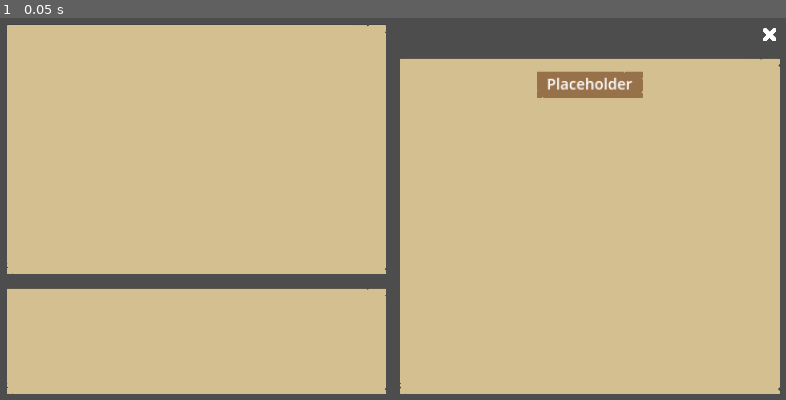
Above: before the commit, frame 1.
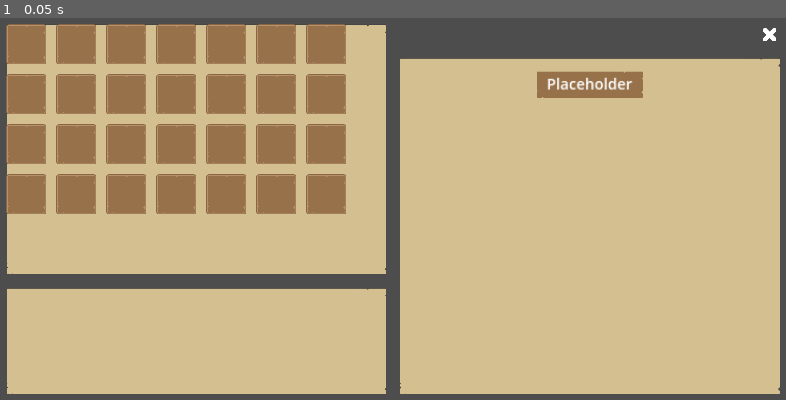
Above: after the commit, the same moment.

Repository: afarber/SurvivalGame
Game: Godot game, scene res://bulletins/player_menus/player_menu_base.tscn
The game is run twice, just before and just after one commit, with the same random seed, the same clock (stepped at 60 frames per second) and the same inputs. This scene is started directly instead of the project's main scene.
Inputs:
- Up to frame 1 (0.05 s): no input

The runs differ from the first frame. In frame 1, 15% of the frame differs, in the area x 0-45%, y 1-52%.

Commit message:
Add 7x4 grid container

Diff:
--- a/bulletins/player_menus/player_menu_base.tscn
+++ b/bulletins/player_menus/player_menu_base.tscn
@@ -1,7 +1,8 @@
-[gd_scene load_steps=9 format=3 uid="uid://wrug1fa8nn3u"]
+[gd_scene load_steps=10 format=3 uid="uid://wrug1fa8nn3u"]
 
 [ext_resource type="Texture2D" uid="uid://b1ebctl7iq84j" path="res://textures/panelInset_beige.png" id="1_kwdm0"]
 [ext_resource type="Texture2D" uid="uid://crgxf64u1u8xv" path="res://textures/cross.png" id="2_0ief8"]
+[ext_resource type="PackedScene" uid="uid://cx13reh88ypo6" path="res://ui/custom_nodes/inventory_slot.tscn" id="2_y4hma"]
 [ext_resource type="Texture2D" uid="uid://ci8mr30yoa35j" path="res://textures/panelInset_brown.png" id="3_gpggs"]
 
 [sub_resource type="StyleBoxEmpty" id="StyleBoxEmpty_rkrg6"]
@@ -52,6 +53,101 @@
 patch_margin_top = 32
 patch_margin_right = 48
 patch_margin_bottom = 32
+
+[node name="GridContainer" type="GridContainer" parent="MarginContainer/HBoxContainer/VSplitContainer/NinePatchRect"]
+layout_mode = 1
+anchors_preset = 15
+anchor_right = 1.0
+anchor_bottom = 1.0
+grow_horizontal = 2
+grow_vertical = 2
+theme_override_constants/h_separation = 24
+theme_override_constants/v_separation = 24
+columns = 7
+
+[node name="InventorySlot" parent="MarginContainer/HBoxContainer/VSplitContainer/NinePatchRect/GridContainer" instance=ExtResource("2_y4hma")]
+layout_mode = 2
+
+[node name="InventorySlot2" parent="MarginContainer/HBoxContainer/VSplitContainer/NinePatchRect/GridContainer" instance=ExtResource("2_y4hma")]
+layout_mode = 2
+
+[node name="InventorySlot3" parent="MarginContainer/HBoxContainer/VSplitContainer/NinePatchRect/GridContainer" instance=ExtResource("2_y4hma")]
+layout_mode = 2
+
+[node name="InventorySlot4" parent="MarginContainer/HBoxContainer/VSplitContainer/NinePatchRect/GridContainer" instance=ExtResource("2_y4hma")]
+layout_mode = 2
+
+[node name="InventorySlot5" parent="MarginContainer/HBoxContainer/VSplitContainer/NinePatchRect/GridContainer" instance=ExtResource("2_y4hma")]
+layout_mode = 2
+
+[node name="InventorySlot6" parent="MarginContainer/HBoxContainer/VSplitContainer/NinePatchRect/GridContainer" instance=ExtResource("2_y4hma")]
+layout_mode = 2
+
+[node name="InventorySlot7" parent="MarginContainer/HBoxContainer/VSplitContainer/NinePatchRect/GridContainer" instance=ExtResource("2_y4hma")]
+layout_mode = 2
+
+[node name="InventorySlot8" parent="MarginContainer/HBoxContainer/VSplitContainer/NinePatchRect/GridContainer" instance=ExtResource("2_y4hma")]
+layout_mode = 2
+
+[node name="InventorySlot9" parent="MarginContainer/HBoxContainer/VSplitContainer/NinePatchRect/GridContainer" instance=ExtResource("2_y4hma")]
+layout_mode = 2
+
+[node name="InventorySlot10" parent="MarginContainer/HBoxContainer/VSplitContainer/NinePatchRect/GridContainer" instance=ExtResource("2_y4hma")]
+layout_mode = 2
+
+[node name="InventorySlot11" parent="MarginContainer/HBoxContainer/VSplitContainer/NinePatchRect/GridContainer" instance=ExtResource("2_y4hma")]
+layout_mode = 2
+
+[node name="InventorySlot12" parent="MarginContainer/HBoxContainer/VSplitContainer/NinePatchRect/GridContainer" instance=ExtResource("2_y4hma")]
+layout_mode = 2
+
+[node name="InventorySlot13" parent="MarginContainer/HBoxContainer/VSplitContainer/NinePatchRect/GridContainer" instance=ExtResource("2_y4hma")]
+layout_mode = 2
+
+[node name="InventorySlot14" parent="MarginContainer/HBoxContainer/VSplitContainer/NinePatchRect/GridContainer" instance=ExtResource("2_y4hma")]
+layout_mode = 2
+
+[node name="InventorySlot15" parent="MarginContainer/HBoxContainer/VSplitContainer/NinePatchRect/GridContainer" instance=ExtResource("2_y4hma")]
+layout_mode = 2
+
+[node name="InventorySlot16" parent="MarginContainer/HBoxContainer/VSplitContainer/NinePatchRect/GridContainer" instance=ExtResource("2_y4hma")]
+layout_mode = 2
+
+[node name="InventorySlot17" parent="MarginContainer/HBoxContainer/VSplitContainer/NinePatchRect/GridContainer" instance=ExtResource("2_y4hma")]
+layout_mode = 2
+
+[node name="InventorySlot18" parent="MarginContainer/HBoxContainer/VSplitContainer/NinePatchRect/GridContainer" instance=ExtResource("2_y4hma")]
+layout_mode = 2
+
+[node name="InventorySlot19" parent="MarginContainer/HBoxContainer/VSplitContainer/NinePatchRect/GridContainer" instance=ExtResource("2_y4hma")]
+layout_mode = 2
+
+[node name="InventorySlot20" parent="MarginContainer/HBoxContainer/VSplitContainer/NinePatchRect/GridContainer" instance=ExtResource("2_y4hma")]
+layout_mode = 2
+
+[node name="InventorySlot21" parent="MarginContainer/HBoxContainer/VSplitContainer/NinePatchRect/GridContainer" instance=ExtResource("2_y4hma")]
+layout_mode = 2
+
+[node name="InventorySlot22" parent="MarginContainer/HBoxContainer/VSplitContainer/NinePatchRect/GridContainer" instance=ExtResource("2_y4hma")]
+layout_mode = 2
+
+[node name="InventorySlot23" parent="MarginContainer/HBoxContainer/VSplitContainer/NinePatchRect/GridContainer" instance=ExtResource("2_y4hma")]
+layout_mode = 2
+
+[node name="InventorySlot24" parent="MarginContainer/HBoxContainer/VSplitContainer/NinePatchRect/GridContainer" instance=ExtResource("2_y4hma")]
+layout_mode = 2
+
+[node name="InventorySlot25" parent="MarginContainer/HBoxContainer/VSplitContainer/NinePatchRect/GridContainer" instance=ExtResource("2_y4hma")]
+layout_mode = 2
+
+[node name="InventorySlot26" parent="MarginContainer/HBoxContainer/VSplitContainer/NinePatchRect/GridContainer" instance=ExtResource("2_y4hma")]
+layout_mode = 2
+
+[node name="InventorySlot27" parent="MarginContainer/HBoxContainer/VSplitContainer/NinePatchRect/GridContainer" instance=ExtResource("2_y4hma")]
+layout_mode = 2
+
+[node name="InventorySlot28" parent="MarginContainer/HBoxContainer/VSplitContainer/NinePatchRect/GridContainer" instance=ExtResource("2_y4hma")]
+layout_mode = 2
 
 [node name="NinePatchRect2" type="NinePatchRect" parent="MarginContainer/HBoxContainer/VSplitContainer"]
 layout_mode = 2
--- a/ui/custom_nodes/inventory_slot.tscn
+++ b/ui/custom_nodes/inventory_slot.tscn
@@ -1,6 +1,25 @@
-[gd_scene format=3 uid="uid://cx13reh88ypo6"]
+[gd_scene load_steps=2 format=3 uid="uid://cx13reh88ypo6"]
+
+[ext_resource type="Texture2D" uid="uid://bgaslrcoa6qdm" path="res://textures/panel_brown.png" id="1_ulyf3"]
 
 [node name="InventorySlot" type="TextureRect"]
 custom_minimum_size = Vector2(96, 96)
 offset_right = 40.0
 offset_bottom = 40.0
+texture = ExtResource("1_ulyf3")
+expand_mode = 1
+
+[node name="MarginContainer" type="MarginContainer" parent="."]
+layout_mode = 1
+anchors_preset = 15
+anchor_right = 1.0
+anchor_bottom = 1.0
+grow_horizontal = 2
+grow_vertical = 2
+theme_override_constants/margin_left = 8
+theme_override_constants/margin_top = 8
+theme_override_constants/margin_right = 8
+theme_override_constants/margin_bottom = 4
+
+[node name="TextureRect" type="TextureRect" parent="MarginContainer"]
+layout_mode = 2
